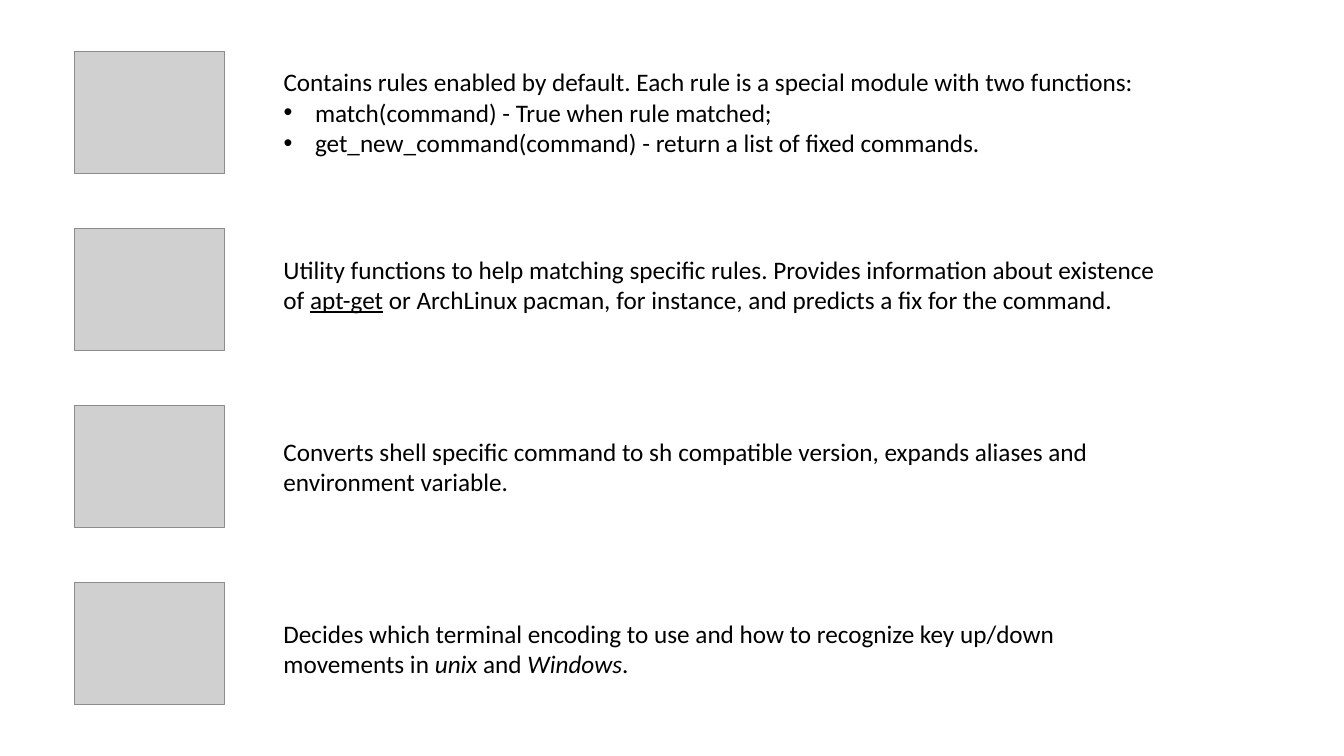
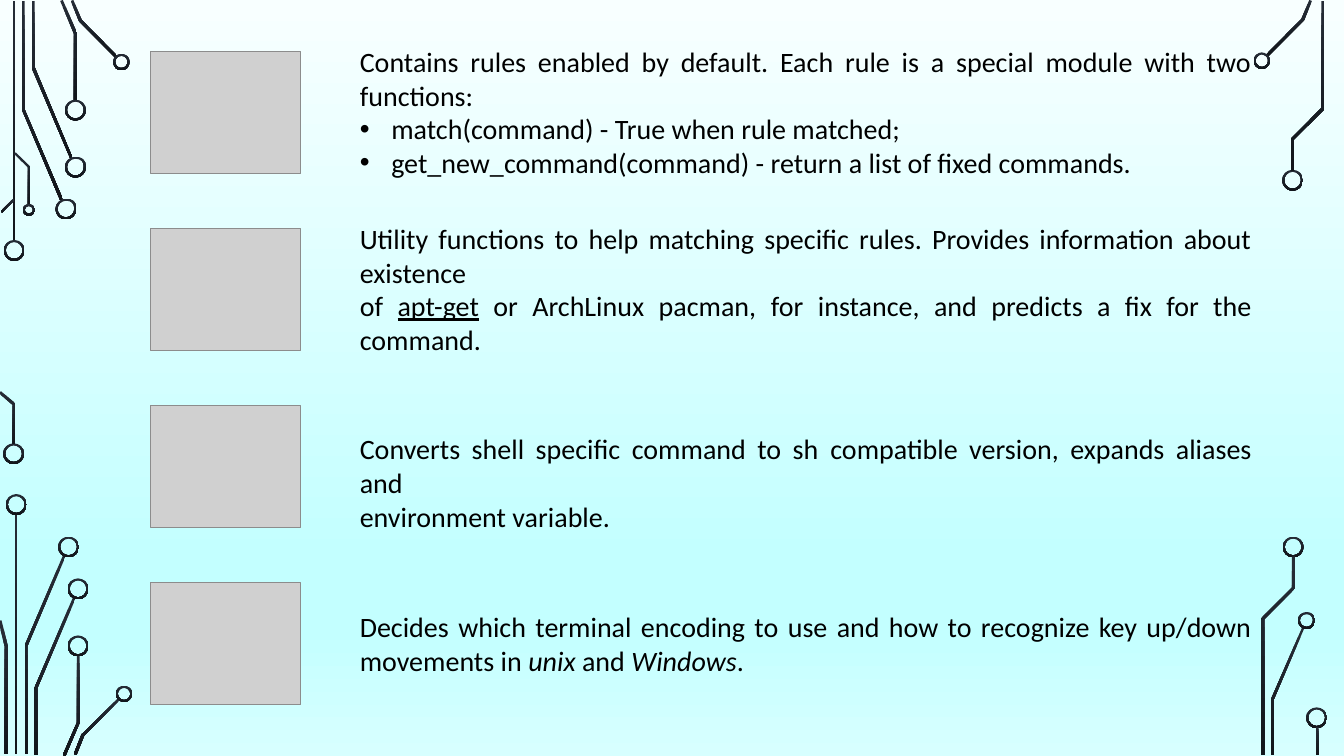
Before and after one commit to dianamoreira/thefuck, a slide deck: slide 13 of ArchSW-docs/The Fuck.pptx. Drawn at 1344x756 pixels with LibreOffice and Linux fonts; fonts in the diff are those of the drawing; grey boxes stand for pictures; background and template pictures are left out. Boxes give left, top, right and bottom in pixels: in the first picture for what was removed or moved away, otherwise in the second. Text is boxed around its words. In the diff, an @@ line names an element or a change of style, - is before the commit and + after.

```diff
--- a/ArchSW-docs/The Fuck.pptx
+++ b/ArchSW-docs/The Fuck.pptx
@@ background #FFFFFF to picture (left out) @@
@@ size 18 to 20 pt; alignment left to justified in 4 elements at [360,439,1252,528], [360,617,1250,672], [360,229,1251,351], [360,52,1251,178] @@
@@ text "Contains rules enabled by default. ...": place and size @@
-text "Contains rules enabled by default. ..." at [284,73,1133,157]
+text "Contains rules enabled by default. ..." at [360,52,1251,178]
@@ text "Utility functions to help matching ...": place and size @@
-text "Utility functions to help matching ..." at [283,261,1153,314]
+text "Utility functions to help matching ..." at [360,229,1251,351]
@@ text "Converts shell specific command to ...": place and size @@
-text "Converts shell specific command to ..." at [283,443,1087,492]
+text "Converts shell specific command to ..." at [360,439,1252,528]
@@ 4 pictures: place and size @@
-4 pictures at [75,51,225,705]
+4 pictures at [151,51,301,705]
@@ text "Decides which terminal encoding to ...": place and size @@
-text "Decides which terminal encoding to ..." at [283,625,1054,674]
+text "Decides which terminal encoding to ..." at [360,617,1250,672]
@@ group added at [0,0,1328,756]: 33 freeform shapes, 3 rectangles @@
```
Also in this commit, not shown: 10 other slides changed, 10 slides added, 6 slides removed, 1 other file.
